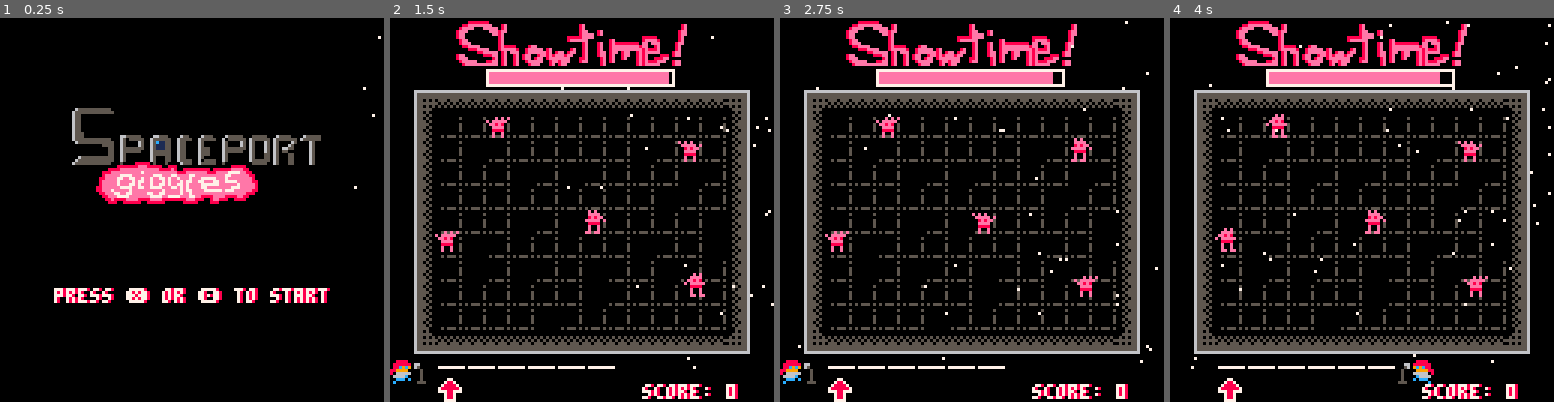
Above: before the commit, frames 1-4 (left to right).
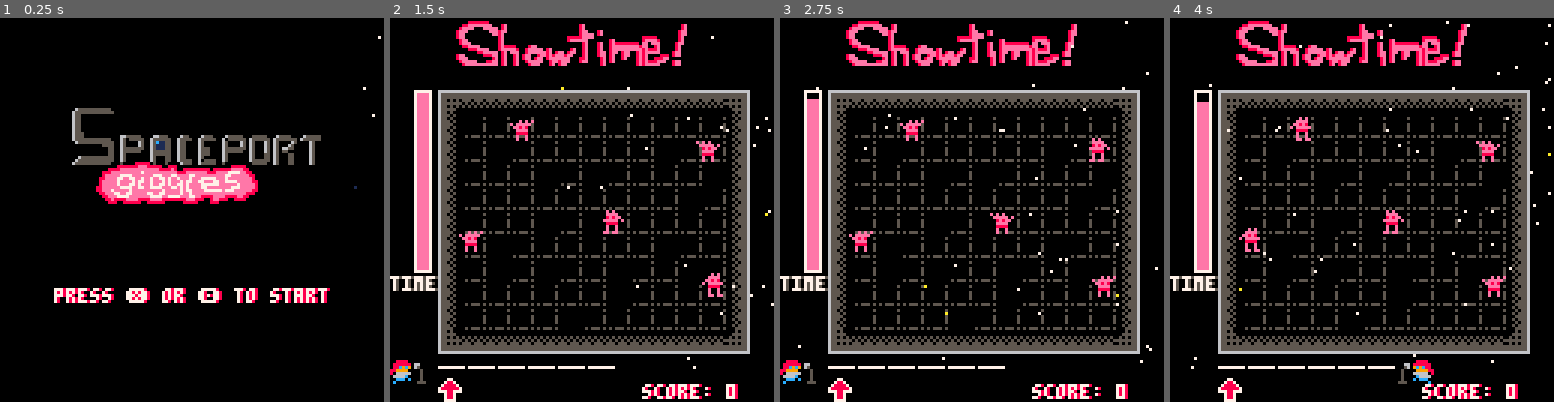
Above: after the commit, the same moments.

Repository: kitasuna/ggj2024
Game: PICO-8 cartridge main.p8
Two runs of this game, one before a commit and one after it. Both use one fixed random seed, a clock stepped at 60 frames per second and the inputs below.
Inputs:
- Up to frame 1 (0.25 s): no input
- Up to frame 2 (1.5 s): tap X (X key) at 0.33, 1.07 s; tap O (Z key) at 0.7 s
- Up to frame 3 (2.75 s): hold Right 1.6-2.1 s; tap O (Z key) at 1.7, 2.1, 2.5 s; tap X (X key) at 1.85 s; hold Up 2.15-2.42 s; hold Right from 2.47 s (still down)
- Up to frame 4 (4 s): tap O (Z key) at 2.9, 3.3, 3.7 s; tap X (X key) at 2.97 s; release Right at 3.03 s; hold Left 3.08-3.58 s; hold Down 3.63-3.97 s

The runs differ from the first frame. In frame 1, less than 0.1% of the frame differs, in the area x 92-93%, y 43-45%; in frame 2, 11%, in the area x 0-99%, y 13-88%; in frame 3, 11%; in frame 4, 11%.

Commit message:
Move time bar to right hand side

Diff:
--- a/_game.lua
+++ b/_game.lua
@@ -8,10 +8,10 @@
   palt(11, true)
 
   for k, v in pairs(fx.stars) do
-    pset(v.x, v.y, 7)
-  end
-
-  map(0,0,8,24,14,13)
+    pset(v.x, v.y, rnd() > 0.9 and 10 or 7)
+  end
+
+  map(0,0,16,24,14,13)
 
   -- input guy
   input:draw(6, 112)
@@ -28,9 +28,10 @@
   spr(75, _showtime_mic_params[_showtime_hero_index + 1], 114, 1, 1, _showtime_hero_index == 1 and true or false)
 
   -- time limit
-  rect(32,17,94,22,7)
-  -- 60 px wide
-  rectfill(33,18,93 - (SHOWTIME_TIMER - _showtime_current_timer),21,14)
+  rect(8,84,13,24,7)
+  -- 60 px high
+  rectfill(9,83,12,25 + (SHOWTIME_TIMER - _showtime_current_timer),14)
+  dshad("time",0,86,7,5)
 
   dshad("score: ".._score, 84, 122, 7, 8)
   palt()
@@ -42,10 +43,10 @@
   palt(11, true)
 
   for k, v in pairs(fx.stars) do
-    pset(v.x, v.y, 7)
-  end
-
-  map(0,0,8,24,14,13)
+    pset(v.x, v.y, rnd() > 0.9 and 10 or 7)
+  end
+
+  map(0,0,16,24,14,13)
 
   -- player
   player:draw()
@@ -54,9 +55,10 @@
   baddie_mngr:draw()
 
   -- time limit
-  rect(32,17,94,22,7)
-  -- 60 px wide
-  rectfill(33,18,93 - (SHOWTIME_TIMER - _showtime_remaining_timer),21,14)
+  rect(8,84,13,24,7)
+  -- 60 px high
+  rectfill(9,83,12,25 + (SHOWTIME_TIMER - _showtime_remaining_timer),14)
+  dshad("time",0,86,7,5)
 
   dshad("press "..BUTTON_X.." or "..BUTTON_O, 30, 115, 7, 8)
   dshad("to start showtime!", 30, 121, 7, 8)
@@ -222,7 +224,7 @@
 function _title_draw()
   cls()
   for k, v in pairs(fx.stars) do
-    pset(v.x, v.y, 7)
+    pset(v.x, v.y, rnd() > 0.9 and 1 or 7)
   end
   map(20,0,24,30,11,4)
   dshad("press "..BUTTON_X.." or "..BUTTON_O.." to start", 18, 90, 7, 8)
--- a/baddies.lua
+++ b/baddies.lua
@@ -27,9 +27,9 @@
       spr(7 + v.frame, v.x, v.y, 1, 1, v.flip)
       if v.speak then
         -- line()
-        rect(v.x-9, v.y-8, v.x + 15 + ((#v.message - 2) * 6) + 1, v.y, 7)
-        rectfill(v.x-8, v.y-7, v.x+15 + ((#v.message - 2) * 6), v.y-1, 14)
-        print(v.message, v.x - 4 - ((#v.message - 2)), v.y - 6, 7)
+        rect(v.x - 1 - text_offset(v.message), v.y-8, v.x + 9 + text_offset(v.message), v.y, 7)
+        rectfill(v.x - text_offset(v.message), v.y-7, v.x + 8 + text_offset(v.message), v.y-1, 14)
+        print(v.message, v.x + 4 - text_offset(v.message), v.y - 6, 7)
       end
 
       if v.reaction_ttl > 0 then
@@ -70,9 +70,8 @@
           if v.spoke == false then
             -- set up some parts to test
             -- x pos -> y pos -> vx -> vy -> colors -> start size -> ttl
-            printh("showtime remaining:".._showtime_remaining_timer)
             for i=0,20 do
-              add(fx.parts, new_part(90 - (60 - _showtime_remaining_timer), 16, 1, -2, {7,8,14}, 2, 0.8))
+              add(fx.parts, new_part(11, 25 + (SHOWTIME_TIMER - _showtime_remaining_timer), 1, -2, {7,8,14}, 2, 0.8))
             end
             v.spoke = true
             _showtime_remaining_timer -= 2 * #v.message
@@ -88,3 +87,7 @@
     end
   end,
 }
+
+function text_offset(message)
+    return ((#message * 7) / 2)
+end
--- a/main.p8
+++ b/main.p8
@@ -60,11 +60,11 @@
 
   -- give baddies some dialog
   baddie_mngr:init()
-  baddie_mngr:add(32, 32, false, _dialog[1])
-  baddie_mngr:add(64, 64, true, _dialog[2])
-  baddie_mngr:add(96, 40, true, _dialog[3])
-  baddie_mngr:add(15, 70, false, _dialog[4])
-  baddie_mngr:add(98, 85, false, _dialog[5])
+  baddie_mngr:add(40, 33, false, _dialog[1])
+  baddie_mngr:add(70, 64, true, _dialog[2])
+  baddie_mngr:add(102, 40, true, _dialog[3])
+  baddie_mngr:add(23, 70, false, _dialog[4])
+  baddie_mngr:add(104, 85, false, _dialog[5])
 
   -- player
   player:init()
@@ -140,12 +140,12 @@
 bb8eebbbbbbbbbbb8ebbbbbbbbbbbbbbbbbbbbb88888eeeebbbbbbbbbbbbbbbb88888bbbbbbb8ebb0000aaaa0000005000000000000000000000000000000000
 bbb8eebbbbbbbbbb8ebbbbbbbbbbbbbbbbbbbbb8eeeeeebbbbbbb8ebbbbbbbbb8eeee8bbbbbb8ebb0000aaaa0000055500000000000000000000000000000000
 bbb8eeebbbbbbbbb8ebbbbbbbbbbbbbbbbbbbbbbbbbb8ebbb8ebb8e88888888beebeeebbbbb8eebb000000000000000000000000000000000000000000000000
-bbbb88eeeebbbbbb8e8888bbbb8eebbbbbbbbbbbbbbb8ebbb8ebb8eeeeeeeee8eebb8ebbbbb8ebbb000000050000000000000000000000000000000000000000
-bbbbbb888eeeebbb8eeeee8bb8eeeeeb8ebbbbbb8ebb8ebbb8ebb8eeeeeeeeee8e888ebbbbb8ebbb000000000000000000000000000000000000000000000000
-bbbbbbbbb88eeeeeb8ebeeebb8eeeeee8eb8eeb8eebb8ebbb8eeb8eeb8eebb8e8eeeeebbbb8eebbb000000050000000000000000000000000000000000000000
-bb8eebbbbbb888eeb8ebb8eb8eebb8ee8e8eee8eebbb8ebbb8eeb8ebb8eebb8e8ebbbb888b8eebbb000000050000000000000000000000000000000000000000
-bb8eeebbbbbbbb8eb8ebb8eb8eeb8eeb8eeeeeeebbb88ebbbb8eb8ebb8ebbb8e8ebb888eebbbbbbb000000050000000000000000000000000000000000000000
-bbb8eeeeebbb88eeb8ebb8ebb8eeeeebb8ee8eeebbb8eebbbb8eb8ebbbbbbb8e8e888eeebb8eebbb000000000000000000000000000000000000000000000000
+bbbb88eeeebbbbbb8e8888bbbb8eebbbbbbbbbbbbbbb8ebbb8ebb8eeeeeeeee8eebb8ebbbbb8ebbb000000050066660000000000000000000000000000000000
+bbbbbb888eeeebbb8eeeee8bb8eeeeeb8ebbbbbb8ebb8ebbb8ebb8eeeeeeeeee8e888ebbbbb8ebbb000000000677076000000000000000000000000000000000
+bbbbbbbbb88eeeeeb8ebeeebb8eeeeee8eb8eeb8eebb8ebbb8eeb8eeb8eebb8e8eeeeebbbb8eebbb000000050677076000000000000000000000000000000000
+bb8eebbbbbb888eeb8ebb8eb8eebb8ee8e8eee8eebbb8ebbb8eeb8ebb8eebb8e8ebbbb888b8eebbb000000050670076000000000000000000000000000000000
+bb8eeebbbbbbbb8eb8ebb8eb8eeb8eeb8eeeeeeebbb88ebbbb8eb8ebb8ebbb8e8ebb888eebbbbbbb000000050677776000000000000000000000000000000000
+bbb8eeeeebbb88eeb8ebb8ebb8eeeeebb8ee8eeebbb8eebbbb8eb8ebbbbbbb8e8e888eeebb8eebbb000000000066660000000000000000000000000000000000
 bbbb8eeeeeeeeeeeb8ebb8ebbb8eeebbb8eb8eebbbbbbbbbbb8ebbbbbbbbbb8e8eeeeebbbb8eebbb050555050000000000000000000000000000000000000000
 00000000000000000000000000000000000000000000000000000000000000000000000000000000000000000000000000000000000000000000000000000000
 00000000000000000000000000000000000000000000000000000000000000000000000000000000000000000000000000000000000000000000000000000000
@@ -361,17 +361,17 @@
 0000000000000000020000000000000000000000000000000000000000000000000000000000000000000000000000000000000000000000000000000000000000000000000000000000000000000000000000000000000000000000000000000000000000000000000000000000000000000000000000000000000000000000
 0000000000000000000000000000000000000000000000000000000000000000000000000000000000000000000000000000000000000000000000000000000000000000000000000000000000000000000000000000000000000000000000000000000000000000000000000000000000000000000000000000000000000000
 __map__
-8482828282828282828282828285000000000000c0c1c2c3c4c5c6c7c8c9cacb000000000000000000000000000000000000000000000000000000000000000000000000000000000000000000000000000000000000000000000000000000000000000000000000000000000000000000000000000000000000000000000000
-805a5a5a5a5a5a5a5a5a5a5a5a81000000000000d0d1d2d3d4d5d6d7d8d9dadb000000000000000000000000000000000000000000000000000000000000000000000000000000000000000000000000000000000000000000000000000000000000000000000000000000000000000000000000000000000000000000000000
-805a5b5a5a5a5a5a5a5b5a5a5a81000000000000e0e1e2e3e4e5e6e7e8e9eaeb000000000000000000000000000000000000000000000000000000000000000000000000000000000000000000000000000000000000000000000000000000000000000000000000000000000000000000000000000000000000000000000000
-805a5a5a5b5a5b5a5a5a5a5b5a81000000000000f0f1f2f3f4f5f6f7f8f9fafb000000000000000000000000000000000000000000000000000000000000000000000000000000000000000000000000000000000000000000000000000000000000000000000000000000000000000000000000000000000000000000000000
-805a5a5a5a5a5a5a5a5a5b5a5a81000000000000000000000000000000000000000000000000000000000000000000000000000000000000000000000000000000000000000000000000000000000000000000000000000000000000000000000000000000000000000000000000000000000000000000000000000000000000
-805a5a5a5b5a5b5a5a5a5a5a5b81000000000000000000000000000000000000000000000000000000000000000000000000000000000000000000000000000000000000000000000000000000000000000000000000000000000000000000000000000000000000000000000000000000000000000000000000000000000000
-805a5b5a5a5a5a5a5a5b5a5a5b81000000000000000000000000000000000000000000000000000000000000000000000000000000000000000000000000000000000000000000000000000000000000000000000000000000000000000000000000000000000000000000000000000000000000000000000000000000000000
-805a5b5a5b5a5a5b5a5a5b5a5a81000000000000000000000000000000000000000000000000000000000000000000000000000000000000000000000000000000000000000000000000000000000000000000000000000000000000000000000000000000000000000000000000000000000000000000000000000000000000
-805a5a5a5a5a5a5b5a5a5a5a5a81000000000000000000000000000000000000000000000000000000000000000000000000000000000000000000000000000000000000000000000000000000000000000000000000000000000000000000000000000000000000000000000000000000000000000000000000000000000000
-805a5a5a5a5b5a5a5a5a5a5a5a81000000000000000000000000000000000000000000000000000000000000000000000000000000000000000000000000000000000000000000000000000000000000000000000000000000000000000000000000000000000000000000000000000000000000000000000000000000000000
-8683838383838383838383838387000000000000000000000000000000000000000000000000000000000000000000000000000000000000000000000000000000000000000000000000000000000000000000000000000000000000000000000000000000000000000000000000000000000000000000000000000000000000
+8482828282828282828282828588000000000000c0c1c2c3c4c5c6c7c8c9cacb000000000000000000000000000000000000000000000000000000000000000000000000000000000000000000000000000000000000000000000000000000000000000000000000000000000000000000000000000000000000000000000000
+805a5a5a5a5a5a5a5a5a5a5a8188000000000000d0d1d2d3d4d5d6d7d8d9dadb000000000000000000000000000000000000000000000000000000000000000000000000000000000000000000000000000000000000000000000000000000000000000000000000000000000000000000000000000000000000000000000000
+805a885a5a5a5a5a5a885a5a8188000000000000e0e1e2e3e4e5e6e7e8e9eaeb000000000000000000000000000000000000000000000000000000000000000000000000000000000000000000000000000000000000000000000000000000000000000000000000000000000000000000000000000000000000000000000000
+805a5a5a885a885a5a5a5a888188000000000000f0f1f2f3f4f5f6f7f8f9fafb000000000000000000000000000000000000000000000000000000000000000000000000000000000000000000000000000000000000000000000000000000000000000000000000000000000000000000000000000000000000000000000000
+805a5a5a5a5a5a5a5a5a885a8188000000000000000000000000000000000000000000000000000000000000000000000000000000000000000000000000000000000000000000000000000000000000000000000000000000000000000000000000000000000000000000000000000000000000000000000000000000000000
+805a5a5a885a885a5a5a5a5a8188000000000000000000000000000000000000000000000000000000000000000000000000000000000000000000000000000000000000000000000000000000000000000000000000000000000000000000000000000000000000000000000000000000000000000000000000000000000000
+805a885a5a5a5a5a5a885a5a8188000000000000000000000000000000000000000000000000000000000000000000000000000000000000000000000000000000000000000000000000000000000000000000000000000000000000000000000000000000000000000000000000000000000000000000000000000000000000
+805a885a885a5a885a5a885a8188000000000000000000000000000000000000000000000000000000000000000000000000000000000000000000000000000000000000000000000000000000000000000000000000000000000000000000000000000000000000000000000000000000000000000000000000000000000000
+805a5a5a5a5a5a885a5a5a5a8188000000000000000000000000000000000000000000000000000000000000000000000000000000000000000000000000000000000000000000000000000000000000000000000000000000000000000000000000000000000000000000000000000000000000000000000000000000000000
+805a5a5a5a885a5a5a5a5a5a8188000000000000000000000000000000000000000000000000000000000000000000000000000000000000000000000000000000000000000000000000000000000000000000000000000000000000000000000000000000000000000000000000000000000000000000000000000000000000
+8683838383838383838383838788000000000000000000000000000000000000000000000000000000000000000000000000000000000000000000000000000000000000000000000000000000000000000000000000000000000000000000000000000000000000000000000000000000000000000000000000000000000000
 0089898989898989000000000000000000000000000000000000000000000000000000000000000000000000000000000000000000000000000000000000000000000000000000000000000000000000000000000000000000000000000000000000000000000000000000000000000000000000000000000000000000000000
 0000000000890000000000000000000000000000000000000000000000000000000000000000000000000000000000000000000000000000000000000000000000000000000000000000000000000000000000000000000000000000000000000000000000000000000000000000000000000000000000000000000000000000
 
